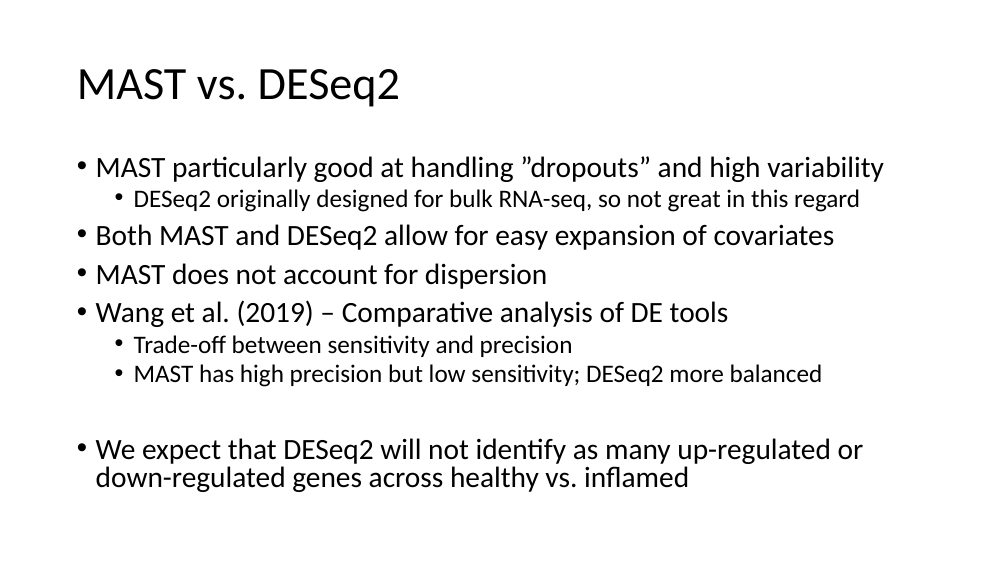
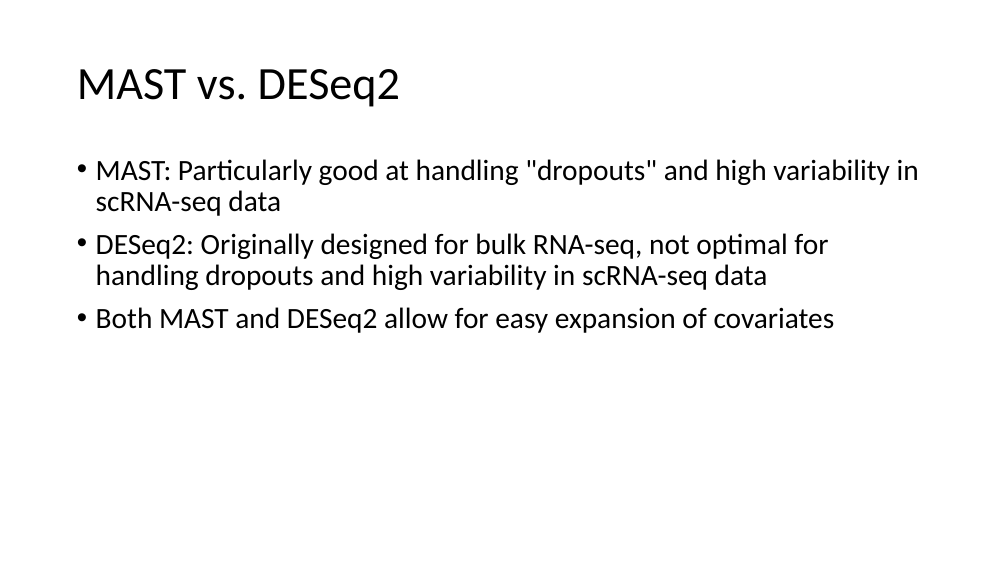
Before and after one commit to anthonylopes54/CPSC-445, a slide deck: slide 12 of cpsc445Presentation.pptx (slide 10 before the commit). Drawn at 1008x567 pixels with LibreOffice and Linux fonts; fonts in the diff are those of the drawing. Boxes give left, top, right and bottom in pixels: in the first picture for what was removed or moved away, otherwise in the second. Text is boxed around its words. In the diff, an @@ line names an element or a change of style, - is before the commit and + after.

```diff
--- a/cpsc445Presentation.pptx
+++ b/cpsc445Presentation.pptx
@@ text at box(96, 159, 919, 290): text changed; size 24 to 28 pt @@
-• MAST particularly good at handling ”dropouts” and high variability
-  • DESeq2 originally designed for bulk RNA-seq, so not great in this regard
+• MAST: Particularly good at handling "dropouts" and high variability in scRNA-seq data
+• DESeq2: Originally designed for bulk RNA-seq, not optimal for handling dropouts and high variability in scRNA-seq data
@@ text at box(96, 263, 864, 492): paragraphs removed @@
-• MAST does not account for dispersion
-• Wang et al. (2019) – Comparative analysis of DE tools
-  • Trade-off between sensitivity and precision
-  • MAST has high precision but low sensitivity; DESeq2 more balanced
-• We expect that DESeq2 will not identify as many up-regulated or down-regulated genes across healthy vs. inflamed
@@ text at box(96, 307, 835, 333): line spacing 0.8 to 0.9 @@
```
Also in this commit, not shown: 2 other slides changed, 4 slides added.
